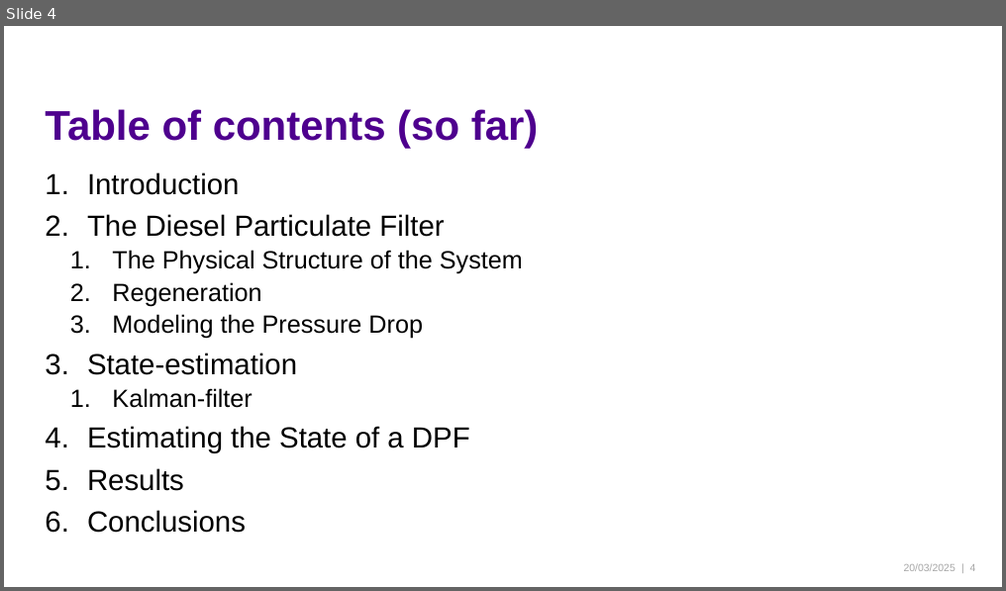
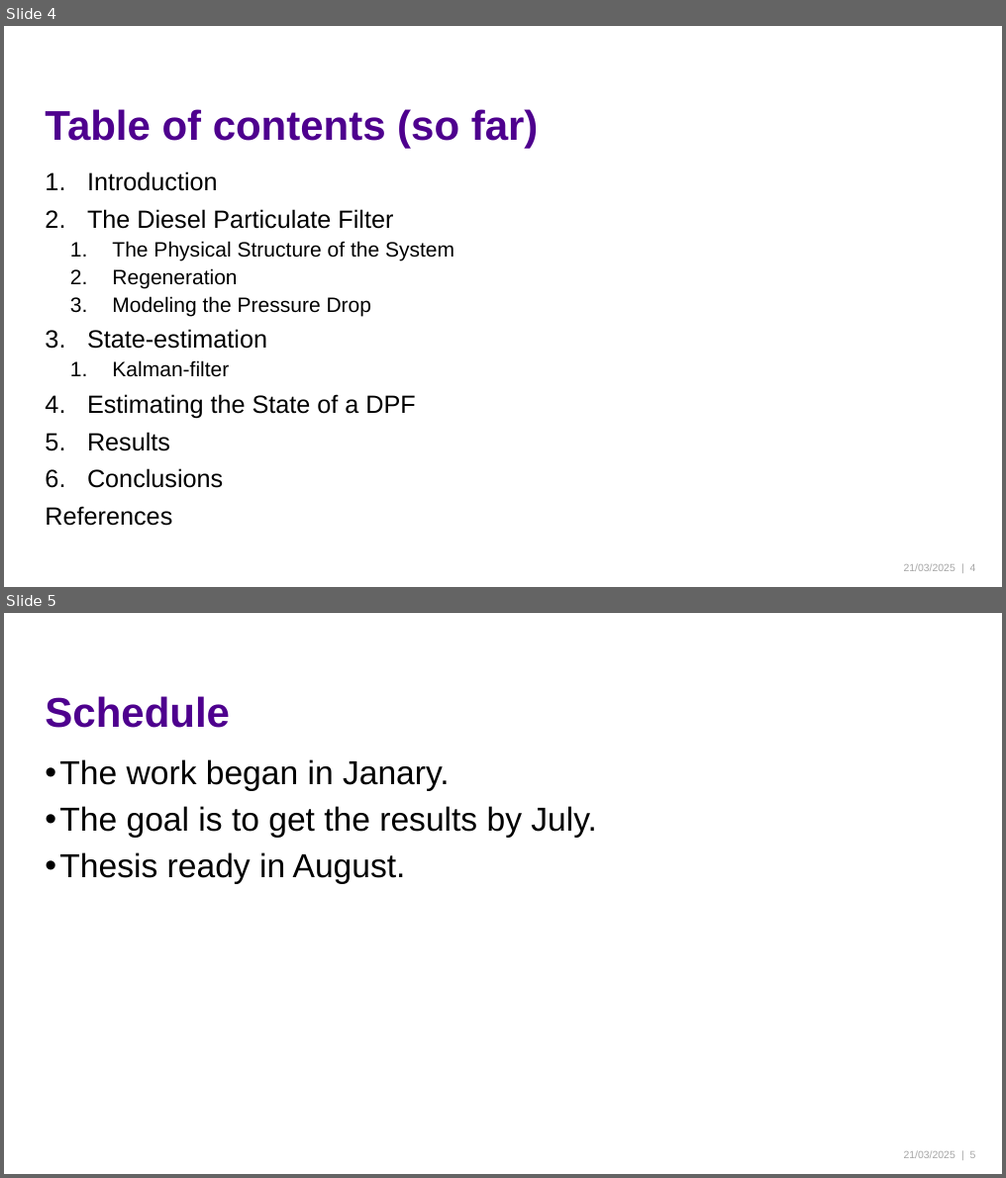
Before and after one commit to sheriffraato/diplomityo, a slide deck: Introduction21032025.pptx. Shown one above the other, each under a label of ours: slide 4 before the commit, slides 4 and 5 after it. The pictures are 1006x591 and 1006x1178 pixels, drawn with LibreOffice and Linux fonts; fonts in the diff are those of the drawing; background and template pictures are left out. Boxes give left, top, right and bottom in pixels: in the first picture for what was removed or moved away, otherwise in the second. Text is boxed around its words. In the diff, an @@ line names an element or a change of style, - is before the commit and + after.

Commit message:
more introduction

```diff
--- a/Introduction21032025.pptx
+++ b/Introduction21032025.pptx
@@ slide 5 added at [4,613,1002,1174], background #FFFFFF @@
@@ title added at [45,696,230,728], 40 pt, text #4E008E, bold @@
+Schedule
@@ text added at [59,760,597,884], 32 pt, text #000000 @@
+• The work began in Janary.
+• The goal is to get the results by July.
+• Thesis ready in August.
@@ text added at [904,1151,955,1158], 10 pt, text #A6A6A6 @@
+21/03/2025
@@ page number added at [970,1152,976,1158], 10 pt, text #A6A6A6 @@
+| 5
@@ slide 4 changed as well @@
@@ text at [87,172,454,488]: size 28 to 24 pt in "Introduction", "The Diesel Particulate Filter", "State-estimation", "Estimating the State of a DPF" and 2 more places; size 24 to 20 pt in "The Physical Structure of the System", "Regeneration", "Modeling the Pressure Drop", "Kalman-filter" @@
@@ text at [45,506,172,526]: paragraph added @@
+References
@@ text at [904,564,955,571]: text changed @@
-20/03/2025
+21/03/2025
```
Also in this commit, not shown: 3 other slides changed, 1 other slide added, 5 other files.
